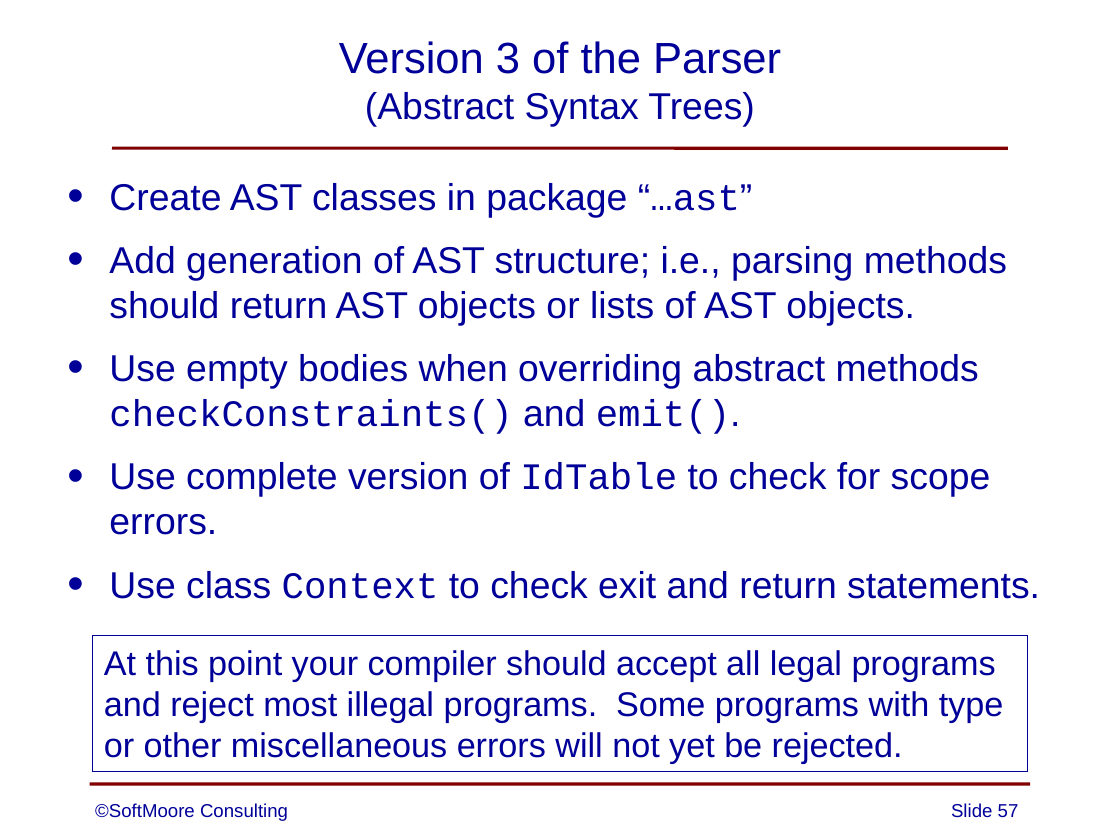
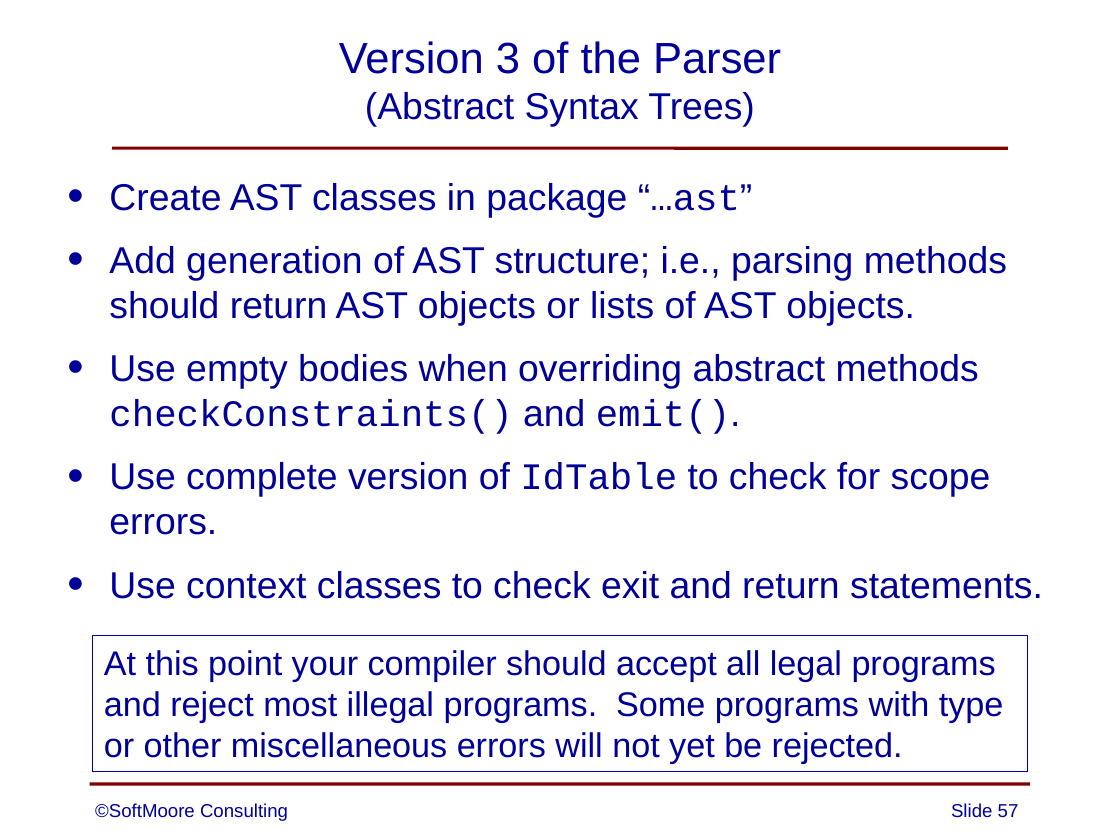
Before and after one commit to SoftMoore/CPRL-Kt, a slide deck: slide 57 of PowerPoint/08 - Abstract Syntax Trees.pptx. Drawn at 1120x840 pixels with LibreOffice and Linux fonts; fonts in the diff are those of the drawing. Boxes give left, top, right and bottom in pixels: in the first picture for what was removed or moved away, otherwise in the second. Text is boxed around its words. In the diff, an @@ line names an element or a change of style, - is before the commit and + after.

```diff
--- a/PowerPoint/08 - Abstract Syntax Trees.pptx
+++ b/PowerPoint/08 - Abstract Syntax Trees.pptx
@@ text at [109, 571, 1043, 599]: text changed @@
-• Use class Context to check exit and return statements.
+• Use context classes to check exit and return statements.
```
Also in this commit, not shown: 1 other slide changed.
